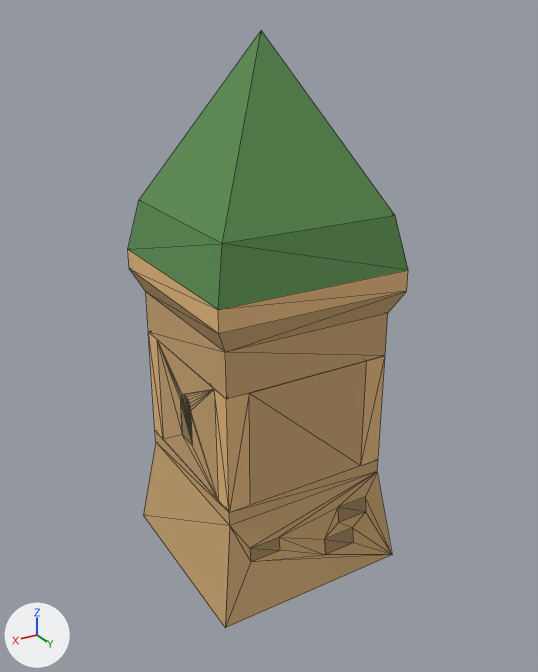
A saved change to the COLLADA model Assets/Models/Stolp.dae.
Before and after are seen from a 50 mm camera at (1.529, 2.362, 1.829) aimed at (0.341, 0.381, 0.838). The axes (+X, +Y, +Z) are drawn at lower left. The lights are the same throughout. Mesh edges are drawn as thin lines. Where no turn or scale is listed for an object, it has been applied to the vertices.

Objects in the first picture: 'Group107', 'Group14', 'Group80'.
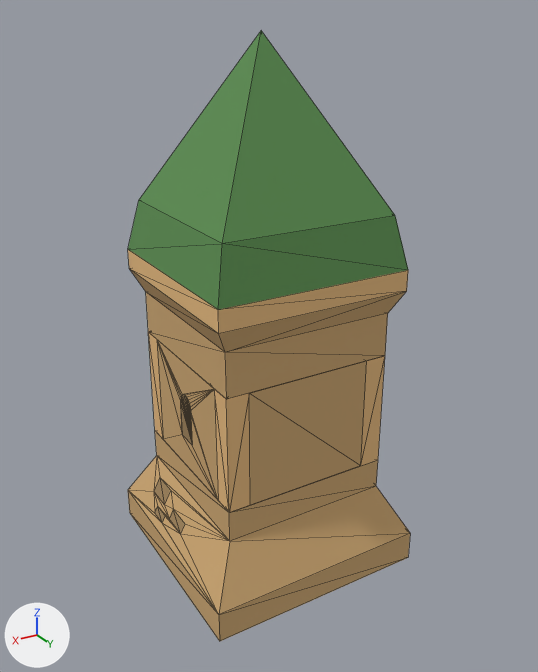
The newer file is also turned or shifted as a whole; pictures and numbers use the older file's frame.

The edits, one by one:
Mesh me_group18 is new.
It has 28 vertices, 54 faces and spans x -18.889..-18.111, y -36.889..-36.111, z 0.0..0.4.
Faces by material slot: [48, 6].
It uses material mat_9 (brown #cca772).
It uses material mat_10 (brown #9e8259).
Object 'Group14' (ob_group14) is deleted.
Object 'Group18' (ob_group18) is new; it shows me_group18.
Its location is (18.848, 36.848, 0.0).

Pixel boxes [x1, y1, x2, y2] of what changed, in the pictures (538 x 672 px):
'Group18', added (brown)
    after: [128, 431, 410, 641]
    faces in mat_9 (brown #cca772): [128, 431, 410, 641]
    faces in mat_10 (brown #9e8259): [154, 478, 185, 534]
'Group14', deleted (brown)
    before: [143, 431, 392, 628]
    faces in mat_9 (brown #cca772): [143, 431, 392, 628]
    faces in mat_10 (brown #9e8259): [250, 497, 366, 562]
